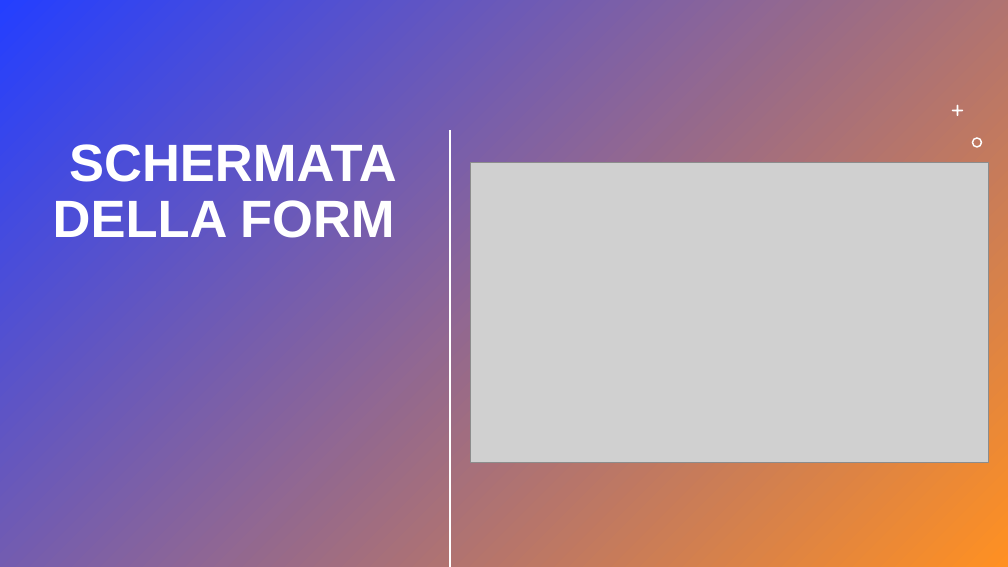
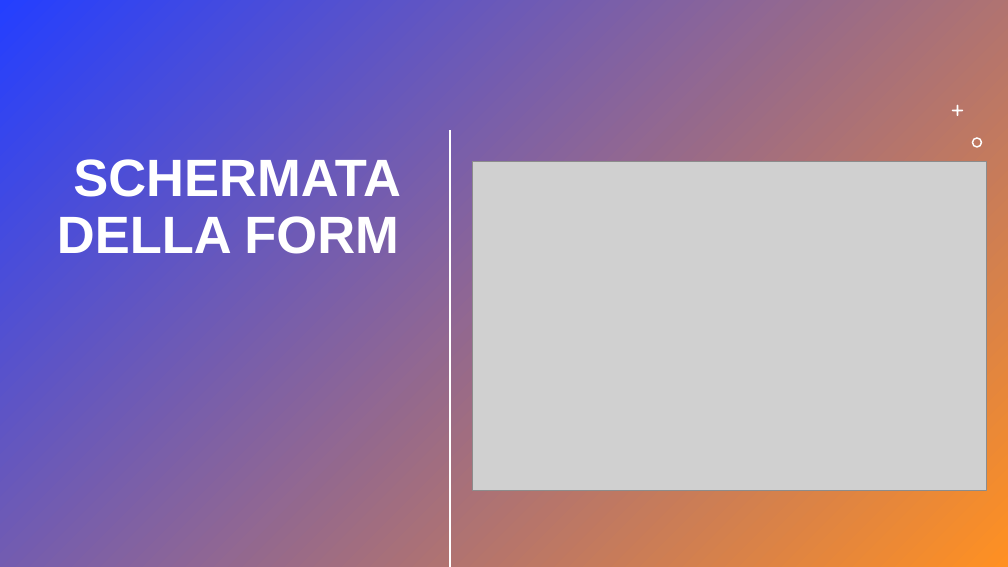
Before and after one commit to TristanMeli/Image-editor, a slide deck: slide 3 of Presentazione Progetto.pptx. Drawn at 1008x567 pixels with LibreOffice and Linux fonts; fonts in the diff are those of the drawing; grey boxes stand for pictures. Boxes give left, top, right and bottom in pixels: in the first picture for what was removed or moved away, otherwise in the second. Text is boxed around its words. In the diff, an @@ line names an element or a change of style, - is before the commit and + after.

```diff
--- a/Presentazione Progetto.pptx
+++ b/Presentazione Progetto.pptx
@@ title "SCHERMATA DELLA FORM": place and size @@
-title "SCHERMATA DELLA FORM" at [53,144,397,238]
+title "SCHERMATA DELLA FORM" at [57,159,401,254]
@@ picture: place and size @@
-picture at [470,163,989,463]
+picture at [473,162,987,490]
```
Also in this commit, not shown: 1 other slide changed.
